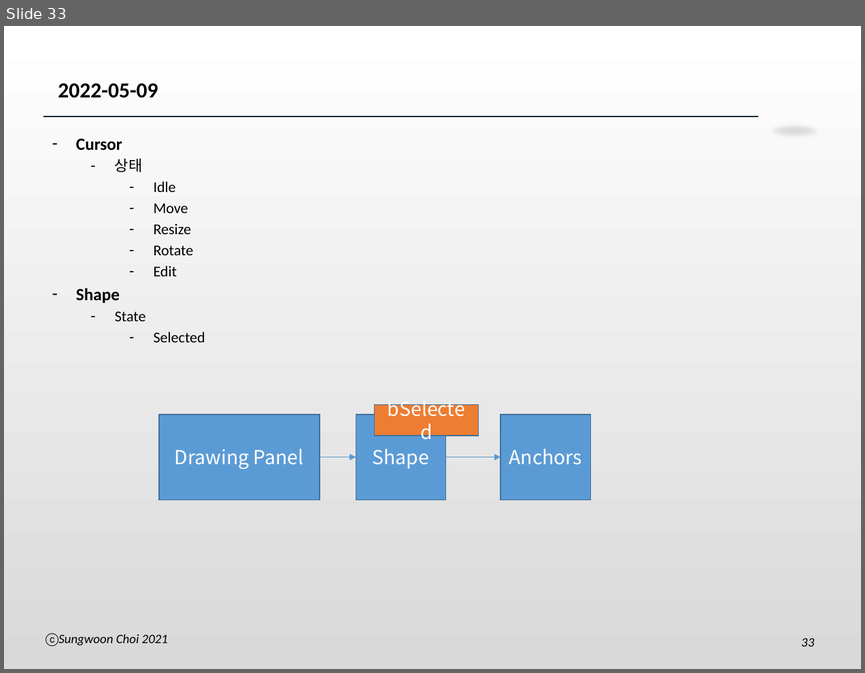
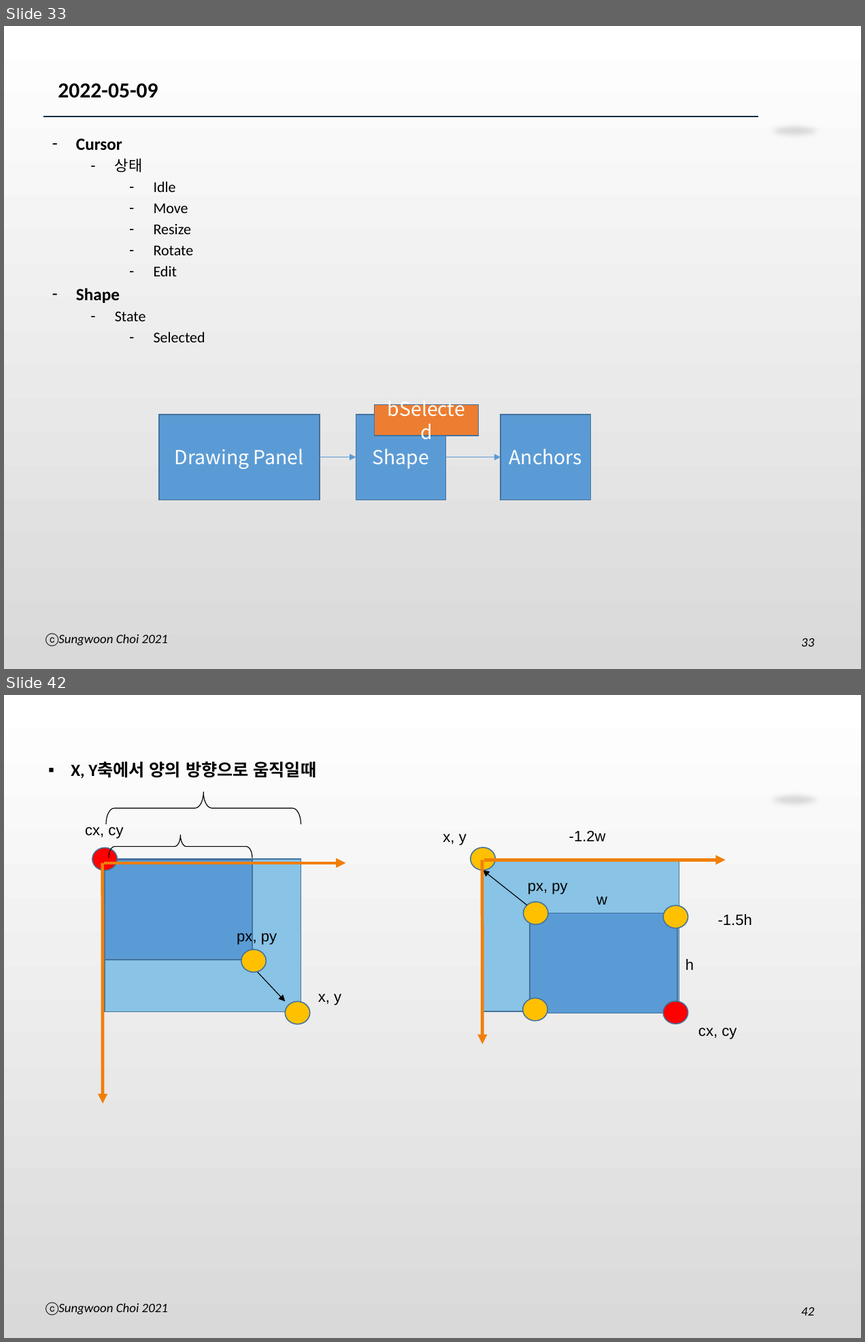
Before and after one commit to choi1019/classes-202201, a slide deck: graphicsEditorB/강의진행B.pptx. Shown one above the other, each under a label of ours: slide 33 before the commit, slides 33 and 42 after it; the slides between them are not shown. The pictures are 865x673 and 865x1342 pixels, drawn with LibreOffice and Linux fonts; fonts in the diff are those of the drawing; background and template pictures are left out. Boxes give left, top, right and bottom in pixels: in the first picture for what was removed or moved away, otherwise in the second. Text is boxed around its words. In the diff, an @@ line names an element or a change of style, - is before the commit and + after.

```diff
--- a/graphicsEditorB/강의진행B.pptx
+++ b/graphicsEditorB/강의진행B.pptx
@@ slide 42 added at <box>4,695,861,1338</box>, background gradient #FFFFFF to #D9D9D9; not listed: 1 template element that a slide beside it also shows @@
@@ text added at <box>71,761,317,779</box>, 16 pt, text #000000, bold @@
+▪ X, Y축에서 양의 방향으로 움직일때
@@ right brace added at <box>106,792,300,824</box>, outline #000000 0.75 pt @@
@@ text added at <box>85,827,123,838</box>, 14 pt, text #000000 @@
+cx, cy
@@ right brace added at <box>109,834,253,858</box>, outline #000000 0.75 pt @@
@@ text added at <box>443,834,466,845</box>, 14 pt, text #000000 @@
+x, y
@@ text added at <box>569,830,606,841</box>, 14 pt, text #000000 @@
+-1.2w
@@ ellipse added at <box>92,848,117,871</box>, fill #FF0000, outline #43739E 1 pt @@
@@ ellipse added at <box>470,847,495,870</box>, fill #FFC000, outline #43739E 1 pt @@
@@ arrow added from (103, 863) to (103, 1103), #F07F09 3 pt @@
@@ rectangle added at <box>105,860,300,1013</box>, fill #89C3E5, outline #43739E 1 pt @@
@@ arrow added from (105, 863) to (346, 863), #F07F09 3 pt @@
@@ rectangle added at <box>105,860,253,960</box>, fill #5B9BD5, outline #43739E 1 pt @@
@@ arrow added from (482, 860) to (483, 1044), #F07F09 3 pt @@
@@ rectangle added at <box>483,859,679,1011</box>, fill #89C3E5, outline #43739E 1 pt @@
@@ arrow added from (526, 905) to (483, 870), #000000 0.75 pt @@
@@ arrow added from (484, 860) to (725, 860), #F07F09 3 pt @@
@@ text added at <box>528,883,567,894</box>, 14 pt, text #000000 @@
+px, py
@@ text added at <box>596,896,607,904</box>, 14 pt, text #000000 @@
+w
@@ ellipse added at <box>524,902,548,925</box>, fill #FFC000, outline #43739E 1 pt @@
@@ rectangle added at <box>530,913,677,1013</box>, fill #5B9BD5, outline #43739E 1 pt @@
@@ ellipse added at <box>663,906,688,929</box>, fill #FFC000, outline #43739E 1 pt @@
@@ text added at <box>718,914,752,926</box>, 14 pt, text #000000 @@
+-1.5h
@@ text added at <box>237,929,277,945</box>, 14 pt, text #000000 @@
+px, py
@@ ellipse added at <box>241,950,266,973</box>, fill #FFC000, outline #43739E 1 pt @@
@@ text added at <box>685,959,694,970</box>, 14 pt, text #000000 @@
+h
@@ arrow added from (257, 972) to (285, 1002), #000000 0.75 pt @@
@@ text added at <box>318,994,341,1005</box>, 14 pt, text #000000 @@
+x, y
@@ ellipse added at <box>523,998,547,1021</box>, fill #FFC000, outline #43739E 1 pt @@
@@ ellipse added at <box>285,1002,310,1025</box>, fill #FFC000, outline #43739E 1 pt @@
@@ ellipse added at <box>663,1002,688,1025</box>, fill #FF0000, outline #43739E 1 pt @@
@@ text added at <box>698,1028,736,1039</box>, 14 pt, text #000000 @@
+cx, cy
@@ text added at <box>58,1303,168,1314</box>, 12 pt, text #000000, italic @@
+ⓒ Sungwoon Choi 2021
@@ page number added at <box>801,1306,814,1315</box>, 12 pt, text #000000, italic @@
+42
```
Also in this commit, not shown: 2 other slides added, 19 other files.
